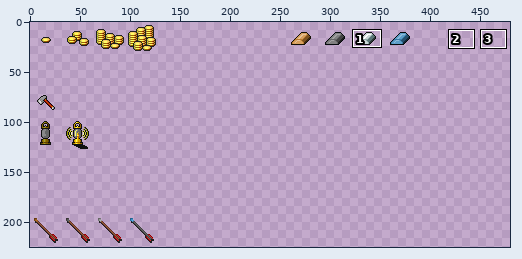
File history of a sprite sheet, src/assets/graphics/items/general.png. Above: a wide view before the commit, with the close-up outlined.
Close-up. The starting point:
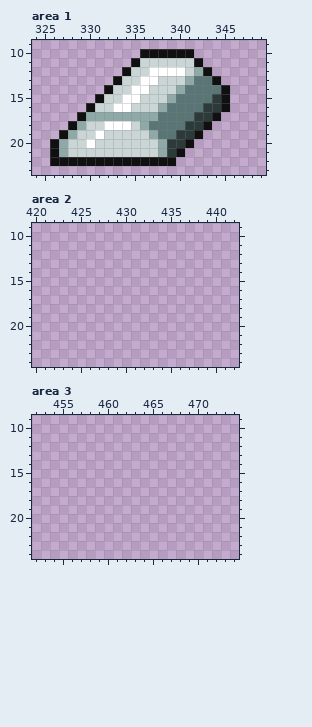
The file is 480x480 pixels. Colours within 5 levels of each other are drawn and written as one. Shown: area 1: x 324..349, y 9..23; area 2: x 420..442, y 9..24; area 3: x 452..474, y 9..24. The wide view leaves out empty margins. The commit also changed other parts of the picture, which this record leaves out.
After the commit:
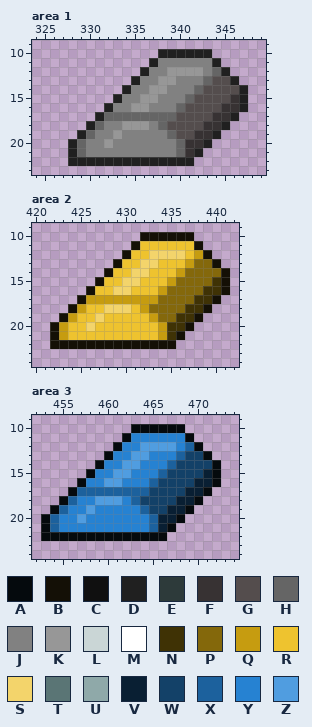
Palette (. is transparent): A #050a0d  B #141006  C #101010  D #202020  E #2d3a3a  F #373233  G #544d4d  H #656565  J #818181  K #979797  L #cad6d6  M #ffffff  N #3f3205  P #84680b  Q #c69c10  R #eec32f  S #f3d46b  T #5a7575  U #8fa9a9  V #091f33  W #134168  X #1c619d  Y #2682d2  Z #509de0
Edits made:
{"where": "area 1"}
{"y":10,"x":336,"old":"CCCCCC..","new":"..DDDDDD"}
{"y":11,"x":335,"old":"CLLLLLLC..","new":"..DJJJJJJD"}
{"y":12,"x":334,"old":"CLLMMMMLUC..","new":"..DJJKKKKJHD"}
{"y":13,"x":333,"old":"CLLMMLLLUTTC..","new":"..DJJKKJJJHGGD"}
{"y":14,"x":332,"old":"CLLMMLLLUTTTTC..","new":"..DJJKKJJJHGGGGD"}
{"y":15,"x":331,"old":"CLLMMLLLUTTTTEC..","new":"..DJJKKJJJHGGGGFD"}
{"y":16,"x":330,"old":"CLLMMLLLUTTTTEEC..","new":"..DJJKKJJJHGGGGFFD"}
{"y":17,"x":329,"old":"CUUUUUUUUTTTTEEC..","new":"..DHHHHHHHHGGGGFFD"}
{"y":18,"x":328,"old":"CULLMMMLUTTTTEEC..","new":"..DHJJKKKJHGGGGFFD"}
{"y":19,"x":327,"old":"CULLMLLLLLUTTEEC..","new":"..DHJJKJJJJJHGGFFD"}
{"y":20,"x":326,"old":"CULLMLLLLLLLUEEC..","new":"..DHJJKJJJJJJJHFFD"}
{"y":21,"x":326,"old":"CULLLLLLLLLLUEC..","new":"..DHJJJJJJJJJJHFD"}
{"y":22,"x":326,"old":"CCCCCCCCCCCCCC..","new":"..DDDDDDDDDDDDDD"}
{"where": "area 2"}
{"y":10,"x":432,"old":"......","new":"BBBBBB"}
{"y":11,"x":431,"old":"........","new":"BRRRRRRB"}
{"y":12,"x":430,"old":"..........","new":"BRRSSSSRQB"}
{"y":13,"x":429,"old":"............","new":"BRRSSRRRQPPB"}
{"y":14,"x":428,"old":"..............","new":"BRRSSRRRQPPPPB"}
{"y":15,"x":427,"old":"...............","new":"BRRSSRRRQPPPPNB"}
{"y":16,"x":426,"old":"................","new":"BRRSSRRRQPPPPNNB"}
{"y":17,"x":425,"old":"................","new":"BQQQQQQQQPPPPNNB"}
{"y":18,"x":424,"old":"................","new":"BQRRSSSRQPPPPNNB"}
{"y":19,"x":423,"old":"................","new":"BQRRSRRRRRQPPNNB"}
{"y":20,"x":422,"old":"................","new":"BQRRSRRRRRRRQNNB"}
{"y":21,"x":422,"old":"...............","new":"BQRRRRRRRRRRQNB"}
{"y":22,"x":422,"old":"..............","new":"BBBBBBBBBBBBBB"}
{"where": "area 3"}
{"y":10,"x":463,"old":"......","new":"AAAAAA"}
{"y":11,"x":462,"old":"........","new":"AYYYYYYA"}
{"y":12,"x":461,"old":"..........","new":"AYYZZZZYXA"}
{"y":13,"x":460,"old":"............","new":"AYYZZYYYXWWA"}
{"y":14,"x":459,"old":"..............","new":"AYYZZYYYXWWWWA"}
{"y":15,"x":458,"old":"...............","new":"AYYZZYYYXWWWWVA"}
{"y":16,"x":457,"old":"................","new":"AYYZZYYYXWWWWVVA"}
{"y":17,"x":456,"old":"................","new":"AXXXXXXXXWWWWVVA"}
{"y":18,"x":455,"old":"................","new":"AXYYZZZYXWWWWVVA"}
{"y":19,"x":454,"old":"................","new":"AXYYZYYYYYXWWVVA"}
{"y":20,"x":453,"old":"................","new":"AXYYZYYYYYYYXVVA"}
{"y":21,"x":453,"old":"...............","new":"AXYYYYYYYYYYXVA"}
{"y":22,"x":453,"old":"..............","new":"AAAAAAAAAAAAAA"}
{"label":"changed","picture_box":[50,49,248,166]}
{"label":"added","picture_box":[50,232,230,349]}
{"label":"added","picture_box":[41,424,221,541]}
